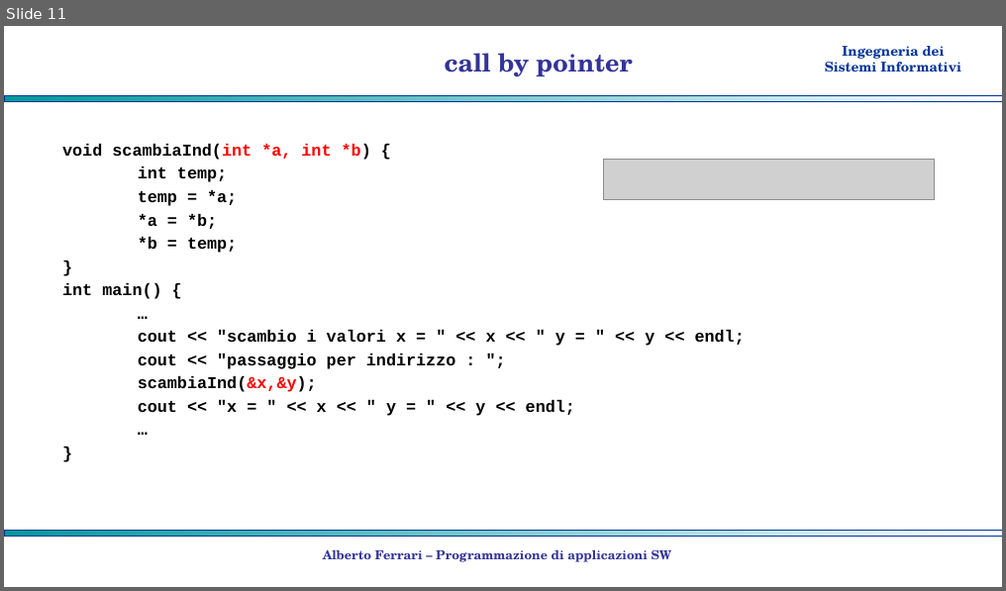
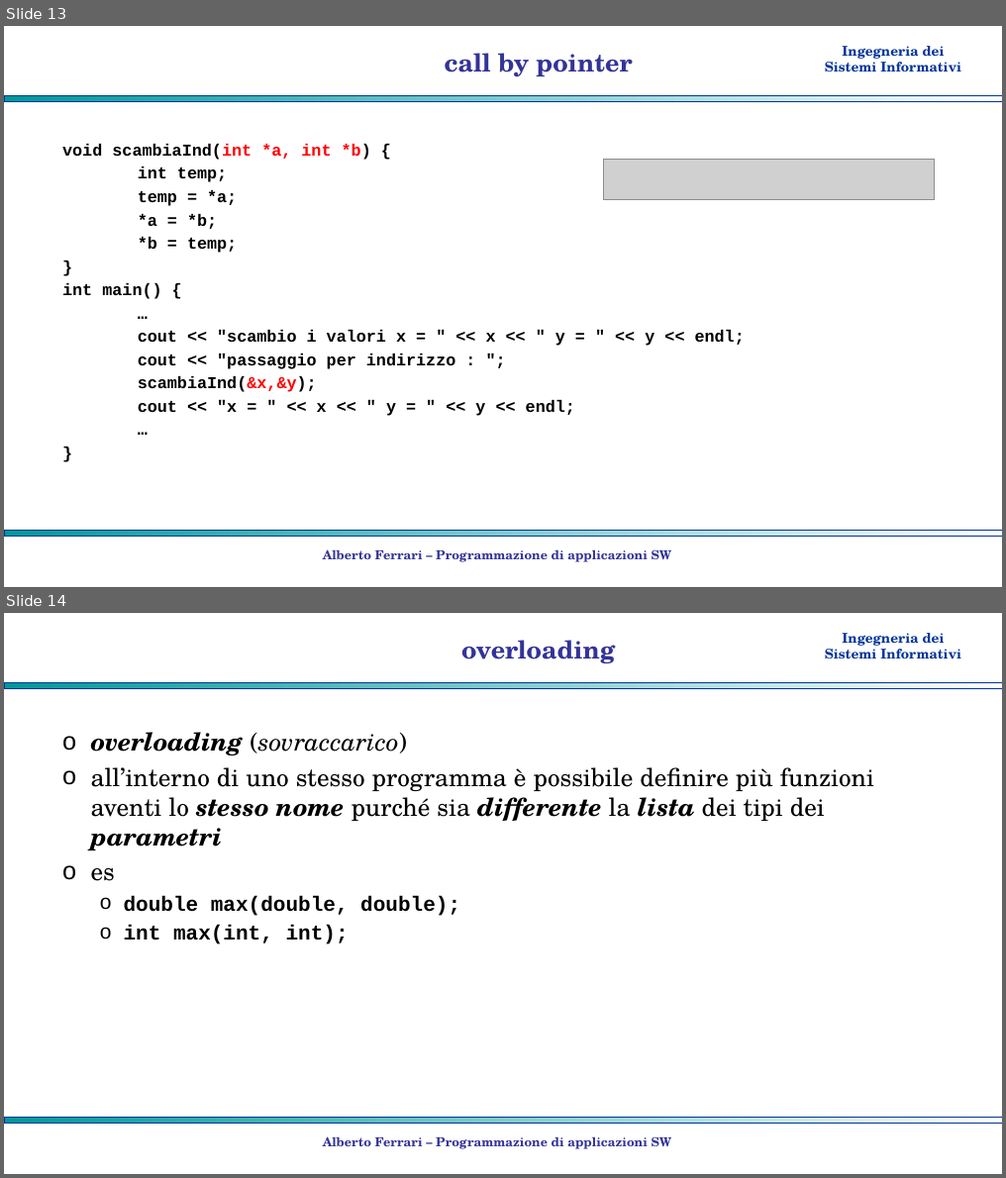
Before and after one commit to albertoferrari/pasw, a slide deck: lezioni/PASW03d - C++ funzioni.pptx. Shown one above the other, each under a label of ours: slide 11 before the commit, slides 13 and 14 after it. The pictures are 1006x591 and 1006x1178 pixels, drawn with LibreOffice and Linux fonts; fonts in the diff are those of the drawing; grey boxes stand for pictures; background and template pictures are left out. Boxes give left, top, right and bottom in pixels: in the first picture for what was removed or moved away, otherwise in the second. Text is boxed around its words. In the diff, an @@ line names an element or a change of style, - is before the commit and + after.

```diff
--- a/lezioni/PASW03d - C++ funzioni.pptx
+++ b/lezioni/PASW03d - C++ funzioni.pptx
@@ slide 14 added at <box>4,613,1002,1174</box>, background #FFFFFF; not listed: 3 template elements that a slide beside it also shows @@
@@ title added at <box>461,640,615,663</box>, 24 pt, text #333399, bold @@
+overloading
@@ text added at <box>91,732,874,945</box>, 24 pt, text #000000 @@
+o overloading (sovraccarico)
+o all’interno di uno stesso programma è possibile definire più funzioni aventi lo stesso nome purché sia differente la lista dei tipi dei parametri
+o es
+  o double max(double, double);
+  o int max(int, int);
@@ text added at <box>323,1137,672,1150</box>, 12 pt, text #333399, bold @@
+Alberto Ferrari – Programmazione di applicazioni SW
@@ what was slide 11 is now slide 13 @@
```
Also in this commit, not shown: 2 slides changed, 2 other slides added, 1 other file.
